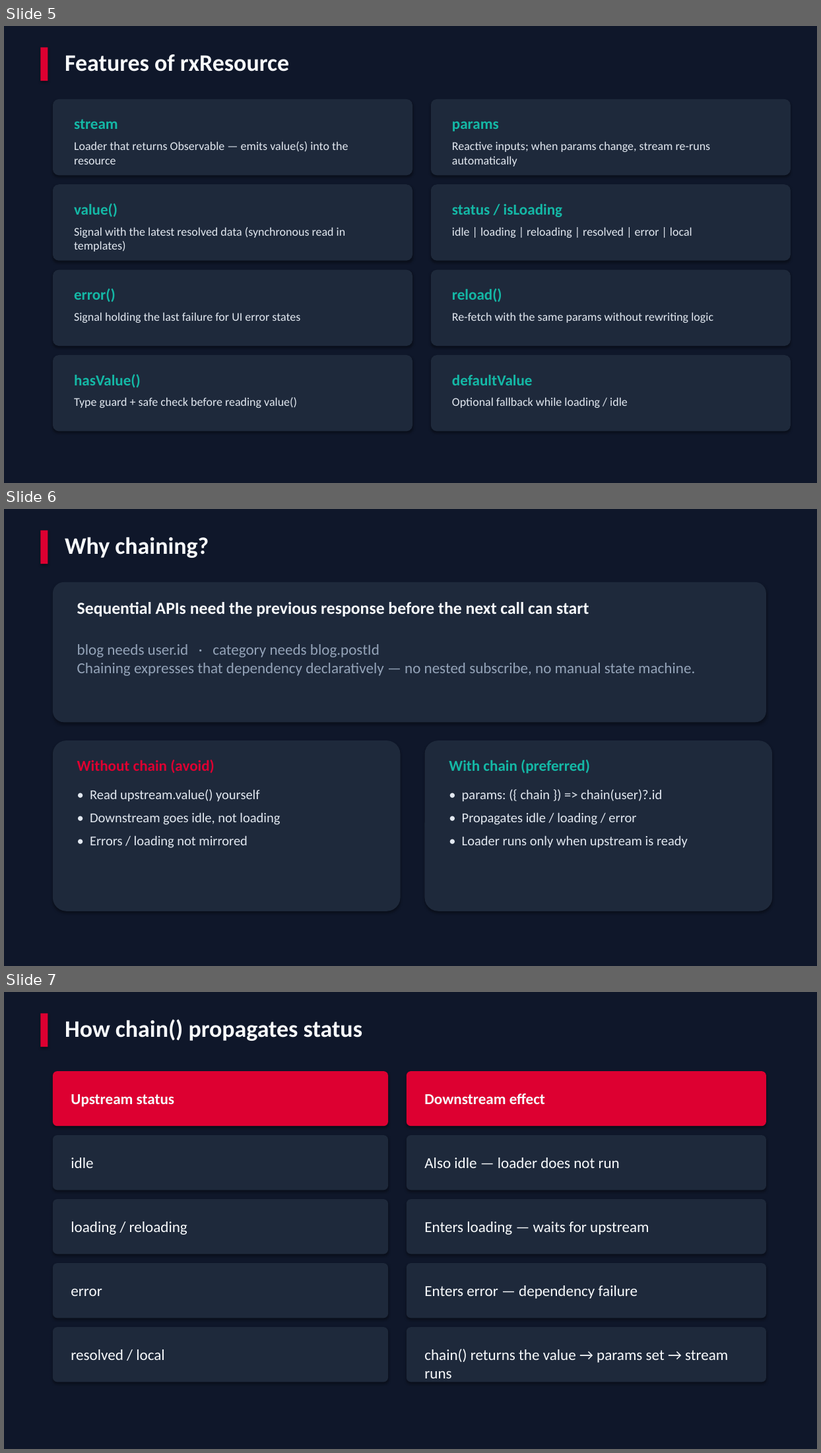
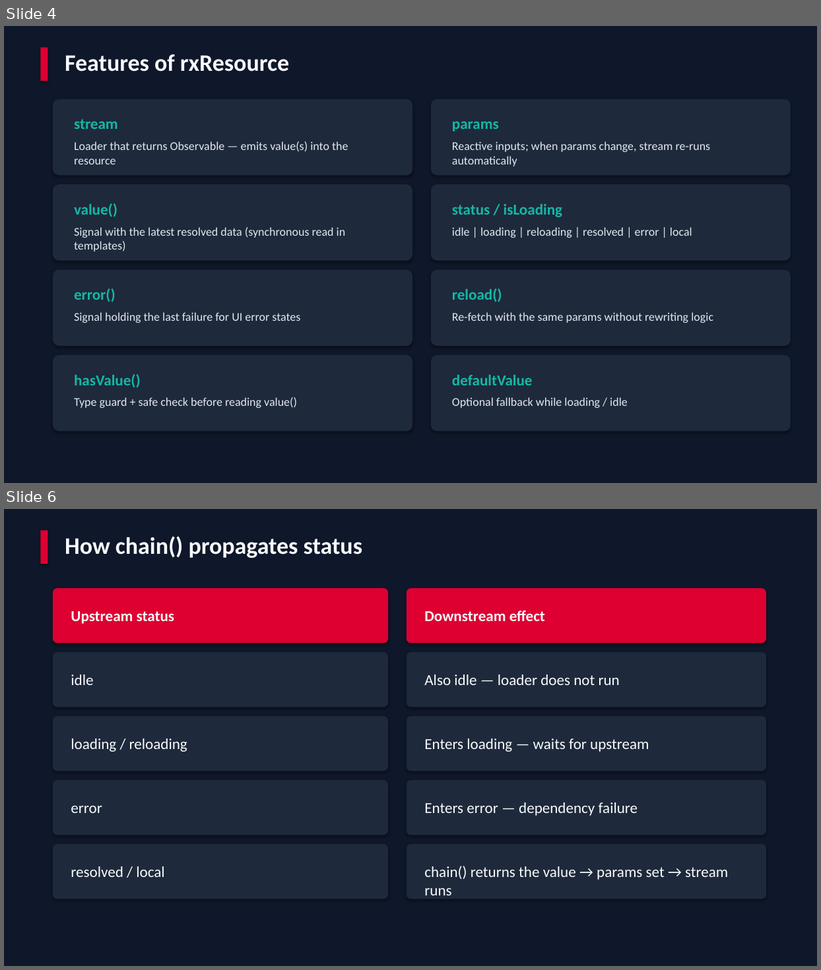
Before and after one commit to pawankkumawat/angular-practicals, a slide deck: docs/Angular22-rxResource-Chaining.pptx. Shown one above the other, each under a label of ours: slides 5, 6 and 7 before the commit, slides 4 and 6 after it; the slides between them are not shown. The pictures are 821x1453 and 821x970 pixels, drawn with LibreOffice and Linux fonts; fonts in the diff are those of the drawing. Boxes give left, top, right and bottom in pixels: in the first picture for what was removed or moved away, otherwise in the second. Text is boxed around its words. In the diff, an @@ line names an element or a change of style, - is before the commit and + after.

```diff
--- a/docs/Angular22-rxResource-Chaining.pptx
+++ b/docs/Angular22-rxResource-Chaining.pptx
@@ slide 6 removed at (x1=4, y1=509, x2=817, y2=966), background #FFFFFF @@
@@ rectangle removed at (x1=4, y1=509, x2=817, y2=966) @@
@@ rectangle removed at (x1=40, y1=530, x2=48, y2=564) @@
@@ text removed at (x1=65, y1=537, x2=209, y2=558) @@
-Why chaining?
@@ rounded rectangle removed at (x1=53, y1=582, x2=766, y2=722) @@
@@ text removed at (x1=77, y1=602, x2=589, y2=617) @@
-Sequential APIs need the previous response before the next call can start
@@ text removed at (x1=77, y1=644, x2=695, y2=676) @@
-blog needs user.id · category needs blog.postId
-Chaining expresses that dependency declaratively — no nested subscribe, no manual state machine.
@@ rounded rectangle removed at (x1=53, y1=741, x2=401, y2=912) @@
@@ rounded rectangle removed at (x1=425, y1=741, x2=773, y2=912) @@
@@ text removed at (x1=77, y1=760, x2=215, y2=773) @@
-Without chain (avoid)
@@ text removed at (x1=449, y1=760, x2=590, y2=774) @@
-With chain (preferred)
@@ text removed at (x1=90, y1=789, x2=280, y2=848) @@
-• Read upstream.value() yourself
-• Downstream goes idle, not loading
-• Errors / loading not mirrored
@@ text removed at (x1=462, y1=789, x2=688, y2=848) @@
-• params: ({ chain }) => chain(user)?.id
-• Propagates idle / loading / error
-• Loader runs only when upstream is ready
@@ what was slide 5 is now slide 4 @@
@@ what was slide 7 is now slide 6 @@
```
Also in this commit, not shown: 1 slide changed, 1 other slide removed, 9 other files.
